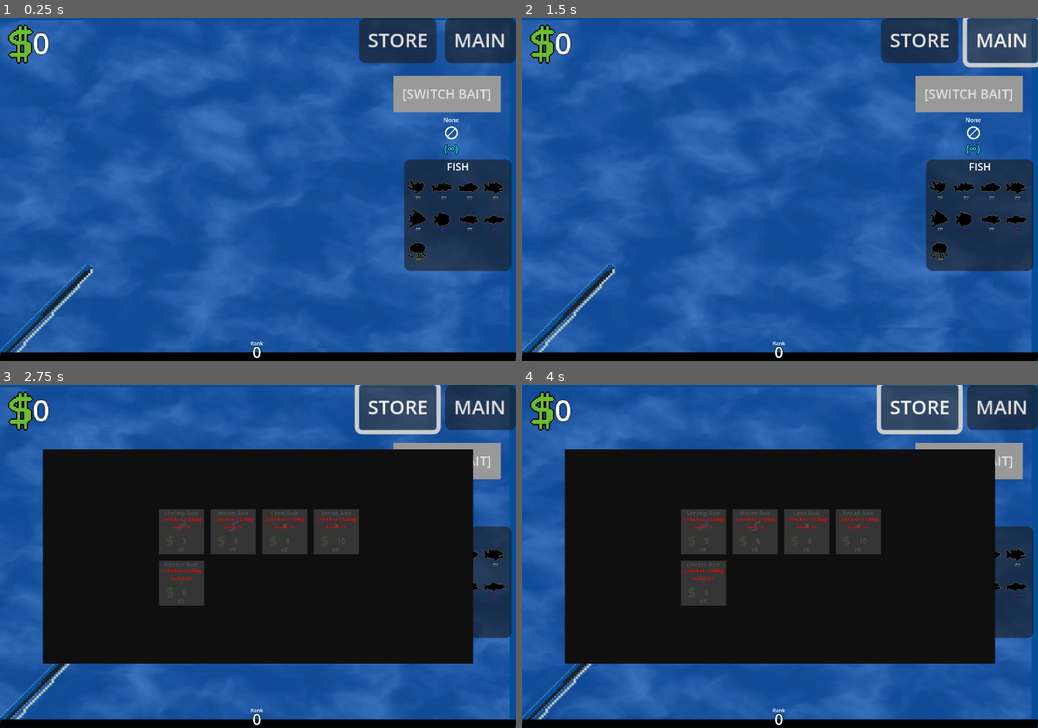
Above: before the commit, frames 1-4 (two rows, left to right).
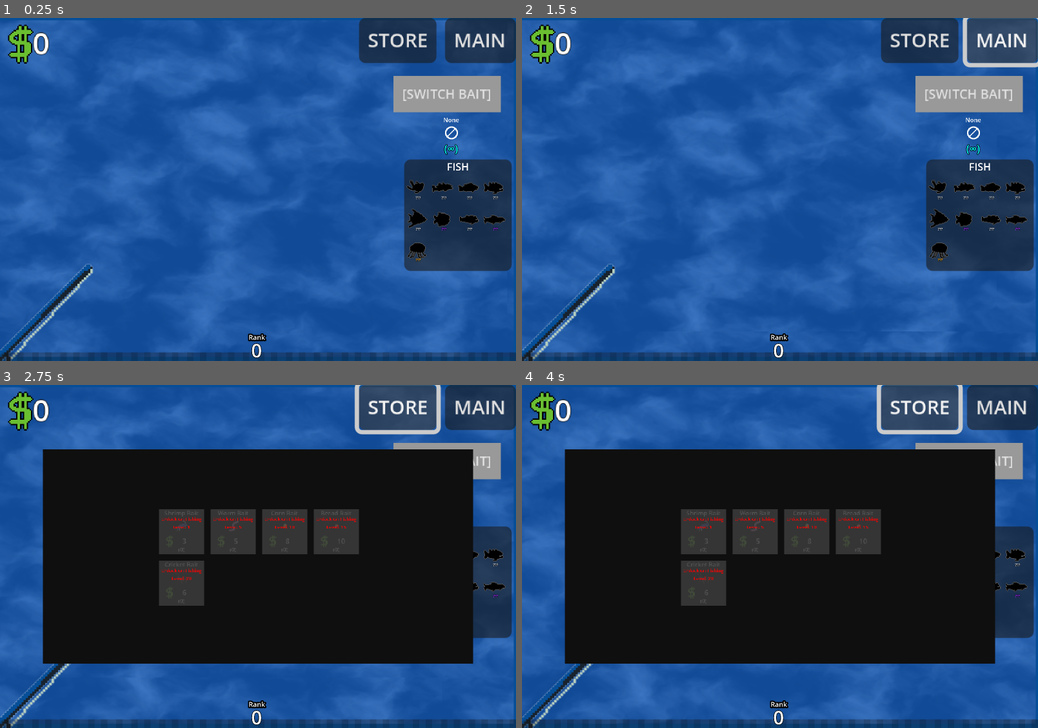
Above: after the commit, the same moments.

Repository: mathew-tran/fish-clicker
Game: Godot game, scene res://Scenes/Main.tscn
The game is run twice, just before and just after one commit, with the same random seed, the same clock (stepped at 60 frames per second) and the same inputs.
Inputs:
- Up to frame 1 (0.25 s): no input
- Up to frame 2 (1.5 s): click "STORE" at 0.5 s; click "MAIN" at 1.25 s
- Up to frame 3 (2.75 s): click "STORE" at 2 s
- Up to frame 4 (4 s): click "MAIN" at 2.75 s; click "STORE" at 3.5 s

The runs differ from the first frame. In frame 1, 2.8% of the frame differs, in the area x 0-100%, y 42-100%; in frame 2, 2.9%; in frame 3, 3.0%, in the area x 0-100%, y 12-100%; in frame 4, 3.0%.

Commit message:
bait

Diff:
--- a/fishclicker/Prefabs/UI/FishingRank.tscn
+++ b/fishclicker/Prefabs/UI/FishingRank.tscn
@@ -1,14 +1,53 @@
-[gd_scene load_steps=4 format=3 uid="uid://1tiu5h74fpyn"]
+[gd_scene load_steps=11 format=3 uid="uid://1tiu5h74fpyn"]
 
 [ext_resource type="Script" uid="uid://bynpvapsdtrbr" path="res://Scripts/UI/FishingRank.gd" id="1_uqiac"]
-
-[sub_resource type="StyleBoxFlat" id="StyleBoxFlat_2es3r"]
-bg_color = Color(0, 0, 0, 1)
-skew = Vector2(0.2, 0)
+[ext_resource type="Texture2D" uid="uid://dim87p71na8f2" path="res://Art/Ui/Hidden.png" id="2_db1n3"]
+[ext_resource type="Texture2D" uid="uid://bvhpccoisdl8o" path="res://Art/Ui/Tick.png" id="3_rt3lq"]
 
 [sub_resource type="StyleBoxFlat" id="StyleBoxFlat_asipn"]
 bg_color = Color(0.73377, 0.424118, 1, 1)
-skew = Vector2(0.2, 0)
+
+[sub_resource type="StyleBoxFlat" id="StyleBoxFlat_h7xyd"]
+
+[sub_resource type="StyleBoxFlat" id="StyleBoxFlat_w1ayn"]
+
+[sub_resource type="StyleBoxFlat" id="StyleBoxFlat_f26cw"]
+
+[sub_resource type="Animation" id="Animation_db1n3"]
+resource_name = "anim"
+tracks/0/type = "value"
+tracks/0/imported = false
+tracks/0/enabled = true
+tracks/0/path = NodePath("ProgressBar:self_modulate")
+tracks/0/interp = 1
+tracks/0/loop_wrap = true
+tracks/0/keys = {
+"times": PackedFloat32Array(0, 1),
+"transitions": PackedFloat32Array(1, 1),
+"update": 0,
+"values": [Color(0.687215, 0.687215, 0.687215, 1), Color(1, 1, 1, 1)]
+}
+
+[sub_resource type="Animation" id="Animation_rt3lq"]
+length = 0.001
+tracks/0/type = "value"
+tracks/0/imported = false
+tracks/0/enabled = true
+tracks/0/path = NodePath("ProgressBar:self_modulate")
+tracks/0/interp = 1
+tracks/0/loop_wrap = true
+tracks/0/keys = {
+"times": PackedFloat32Array(0),
+"transitions": PackedFloat32Array(1),
+"update": 0,
+"values": [Color(1, 1, 1, 1)]
+}
+
+[sub_resource type="AnimationLibrary" id="AnimationLibrary_h7xyd"]
+_data = {
+&"RESET": SubResource("Animation_rt3lq"),
+&"anim": SubResource("Animation_db1n3")
+}
 
 [node name="EXP" type="Control"]
 layout_mode = 3
@@ -16,34 +55,64 @@
 anchor_top = 1.0
 anchor_right = 1.0
 anchor_bottom = 1.0
+offset_top = -4.0
 grow_horizontal = 2
 grow_vertical = 0
 script = ExtResource("1_uqiac")
 
 [node name="ProgressBar" type="ProgressBar" parent="."]
+custom_minimum_size = Vector2(200, 0)
 layout_mode = 1
 anchors_preset = 12
 anchor_top = 1.0
 anchor_right = 1.0
 anchor_bottom = 1.0
 offset_top = -4.0
+offset_right = 1.0
 grow_horizontal = 2
 grow_vertical = 0
-theme_override_styles/background = SubResource("StyleBoxFlat_2es3r")
 theme_override_styles/fill = SubResource("StyleBoxFlat_asipn")
-value = 20.0
+step = 0.001
+value = 100.0
 show_percentage = false
+
+[node name="HSlider" type="HSlider" parent="ProgressBar"]
+modulate = Color(0, 0, 0, 0.133333)
+custom_minimum_size = Vector2(699, 0)
+layout_mode = 1
+anchors_preset = 12
+anchor_top = 1.0
+anchor_right = 1.0
+anchor_bottom = 1.0
+offset_left = -229.5
+offset_top = -20.0
+offset_right = 229.5
+offset_bottom = 12.0
+grow_horizontal = 2
+grow_vertical = 0
+theme_override_icons/grabber = ExtResource("2_db1n3")
+theme_override_icons/grabber_highlight = ExtResource("2_db1n3")
+theme_override_icons/grabber_disabled = ExtResource("2_db1n3")
+theme_override_icons/tick = ExtResource("3_rt3lq")
+theme_override_styles/slider = SubResource("StyleBoxFlat_h7xyd")
+theme_override_styles/grabber_area = SubResource("StyleBoxFlat_w1ayn")
+theme_override_styles/grabber_area_highlight = SubResource("StyleBoxFlat_f26cw")
+step = 0.2
+editable = false
+scrollable = false
+tick_count = 103
+ticks_on_borders = true
 
 [node name="Label" type="Label" parent="ProgressBar"]
 layout_mode = 0
-offset_top = -5.0
+offset_top = -7.0
 offset_right = 1593.0
-offset_bottom = 60.0
+offset_bottom = 72.0
 scale = Vector2(0.15, 0.15)
 theme_override_colors/font_outline_color = Color(0, 0, 0, 1)
 theme_override_constants/outline_size = 6
-theme_override_font_sizes/font_size = 47
-text = "3"
+theme_override_font_sizes/font_size = 58
+text = "30"
 horizontal_alignment = 1
 
 [node name="Label2" type="Label" parent="ProgressBar/Label"]
@@ -54,10 +123,19 @@
 anchor_right = 0.5
 anchor_bottom = 0.5
 offset_left = -37.0
-offset_top = -38.1667
+offset_top = -51.5
 offset_right = 37.0
-offset_bottom = -15.1667
+offset_bottom = -28.5
 grow_horizontal = 2
 grow_vertical = 2
+theme_override_colors/font_outline_color = Color(0, 0, 0, 1)
+theme_override_constants/outline_size = 17
+theme_override_font_sizes/font_size = 21
 text = "Rank"
 horizontal_alignment = 1
+
+[node name="AnimationPlayer" type="AnimationPlayer" parent="."]
+libraries = {
+&"": SubResource("AnimationLibrary_h7xyd")
+}
+speed_scale = 4.0
--- a/fishclicker/Scenes/Main.tscn
+++ b/fishclicker/Scenes/Main.tscn
@@ -72,8 +72,8 @@
 
 [node name="Sprite2D" type="Sprite2D" parent="."]
 material = SubResource("ShaderMaterial_bmxlf")
-position = Vector2(117, 78.5)
-scale = Vector2(7.5, 4.84375)
+position = Vector2(118, 79.5)
+scale = Vector2(7.5625, 4.90625)
 texture = ExtResource("8_vy5pj")
 metadata/_edit_lock_ = true
 
--- a/fishclicker/Scripts/UI/FishingRank.gd
+++ b/fishclicker/Scripts/UI/FishingRank.gd
@@ -8,3 +8,5 @@
 	$ProgressBar.value = Finder.GetGameManager().GetXP()
 	$ProgressBar.max_value = Finder.GetGameManager().MaxXP
 	$ProgressBar/Label.text = "" + str(Finder.GetGameManager().GetLevel())
+	$AnimationPlayer.stop()
+	$AnimationPlayer.play("anim")
--- a/fishclicker/Scripts/UI/PurchaseBaitButton.gd
+++ b/fishclicker/Scripts/UI/PurchaseBaitButton.gd
@@ -34,6 +34,7 @@
 		Finder.GetGameManager().AddBait(BaitToSell.BaitName, 1)
 		Finder.GetGameManager().RemoveMoney(BaitToSell.Cost)
 		Update()
+		Finder.GetGameManager().AddXP(1)
 
 func CanAfford():
 	return Finder.GetGameManager().CanAfford(BaitToSell.Cost)
Binary file added: fishclicker/Art/Ui/Hidden.png
Not shown, added: fishclicker/Art/Ui/Hidden.png.import
Binary file added: fishclicker/Art/Ui/Tick.png
Not shown, added: fishclicker/Art/Ui/Tick.png.import
